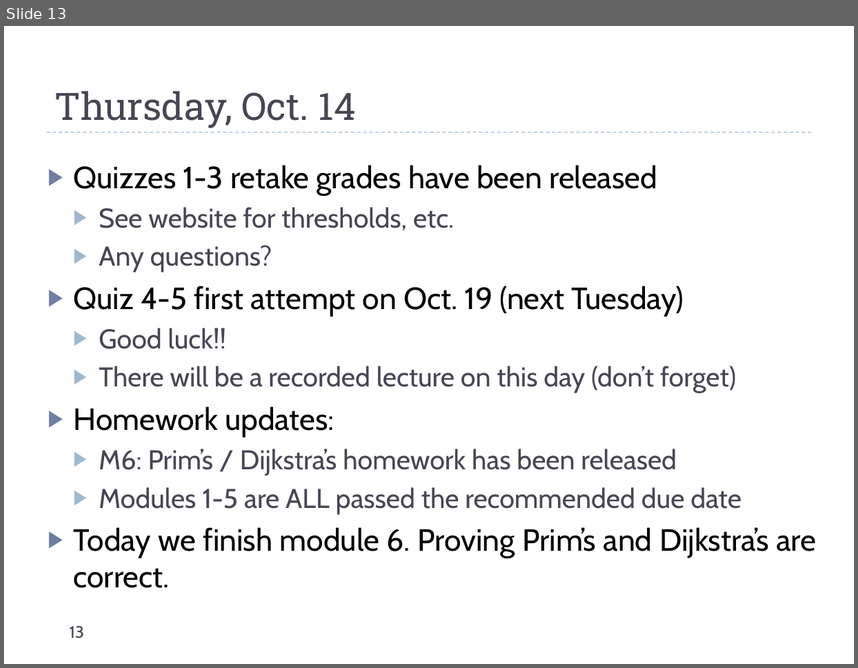
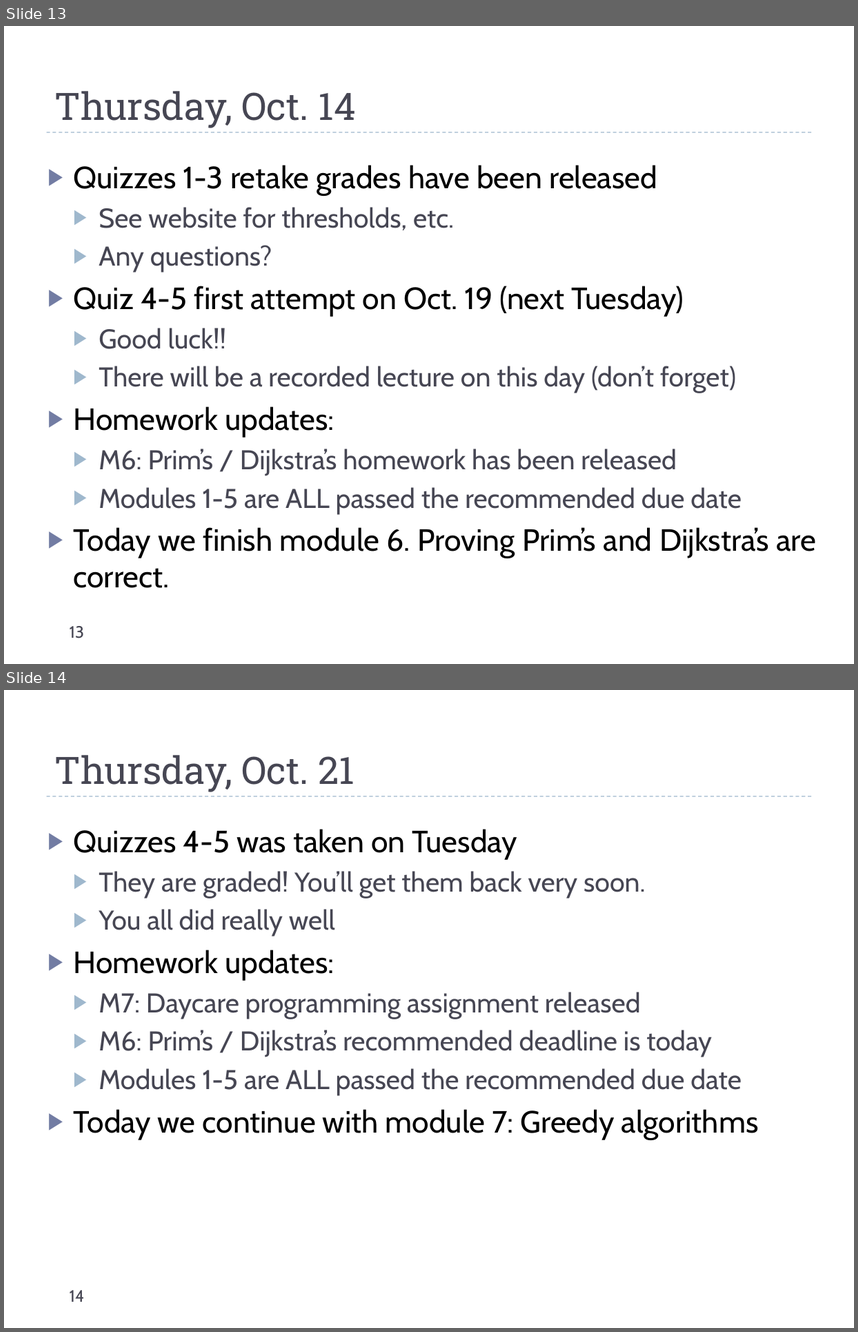
Before and after one commit to uva-cs/cs4102-f21, a slide deck: slides/dailyannouncements_mf.pptx. Shown one above the other, each under a label of ours: slide 13 before the commit, slides 13 and 14 after it. The pictures are 858x668 and 858x1332 pixels, drawn with LibreOffice and Linux fonts; fonts in the diff are those of the drawing. Boxes give left, top, right and bottom in pixels: in the first picture for what was removed or moved away, otherwise in the second. Text is boxed around its words. In the diff, an @@ line names an element or a change of style, - is before the commit and + after.

Commit message:
announce

```diff
--- a/slides/dailyannouncements_mf.pptx
+++ b/slides/dailyannouncements_mf.pptx
@@ slide 14 added at (x1=4, y1=690, x2=854, y2=1328), background #FFFFFF; not listed: 1 template element that a slide beside it also shows @@
@@ title added at (x1=55, y1=755, x2=355, y2=792), 32 pt, text #464653 @@
+Thursday, Oct. 21
@@ text added at (x1=73, y1=829, x2=759, y2=1139), 23 pt, text #464653 @@
+▶ Quizzes 4-5 was taken on Tuesday
+  ▶ They are graded! You’ll get them back very soon.
+  ▶ You all did really well
+▶ Homework updates:
+  ▶ M7: Daycare programming assignment released
+  ▶ M6: Prim’s / Dijkstra’s recommended deadline is today
+  ▶ Modules 1-5 are ALL passed the recommended due date
+▶ Today we continue with module 7: Greedy algorithms
@@ page number added at (x1=70, y1=1290, x2=85, y2=1301), 14 pt, text #464653 @@
+14
```
